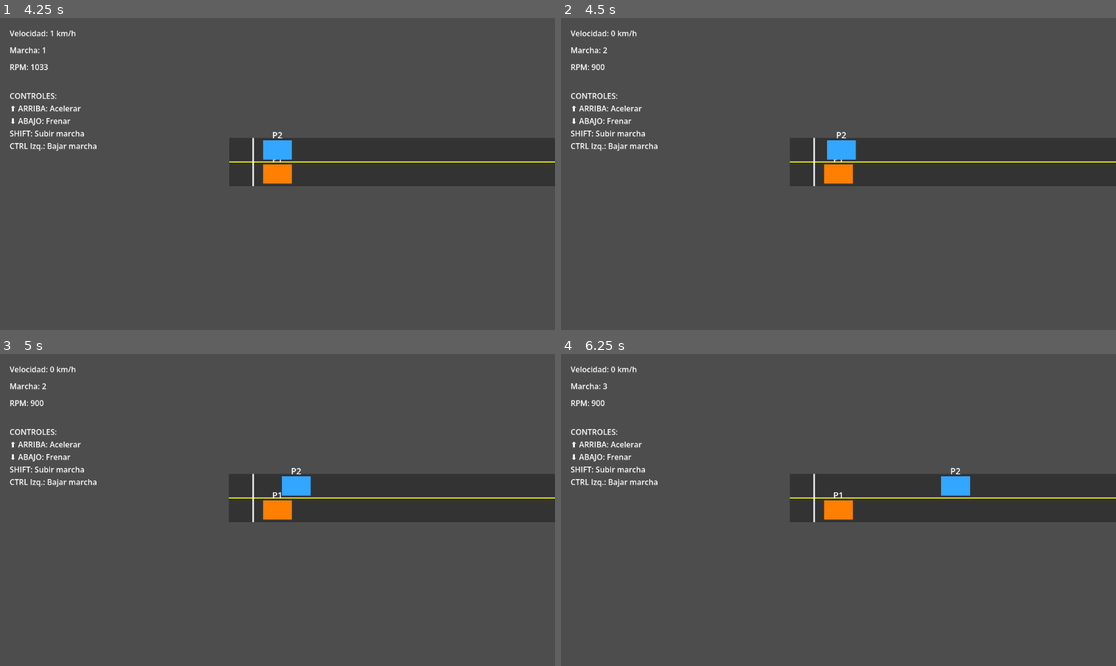
Above: before the commit, frames 1-4 (two rows, left to right).
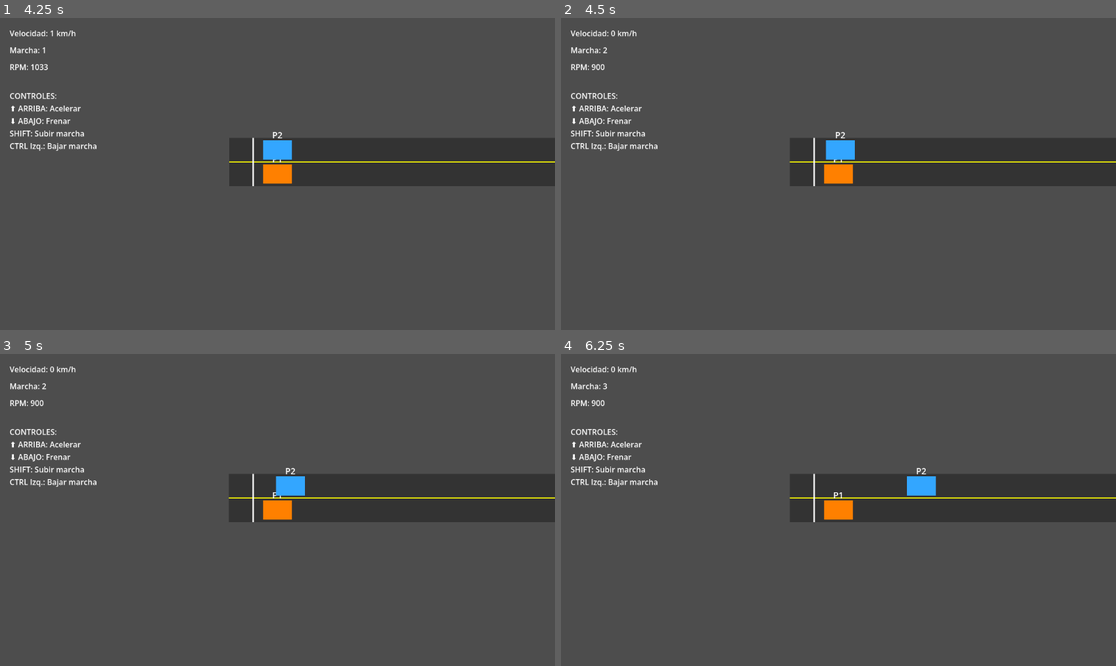
Above: after the commit, the same moments.

Repository: sanguchedemiga222-cloud/pixel-drag-racer
Game: Godot game, scene res://scenes/main.tscn
The game is run twice, just before and just after one commit, with the same random seed, the same clock (stepped at 60 frames per second) and the same inputs.
Inputs:
- Up to frame 1 (4.25 s): click "Jugar" at 0.5 s; tap Enter at 1.25, 2.75 s; hold Up (ui_up) 1.28-2.03 s; tap Shift at 1.35, 2.85 s; tap Space at 2, 3.5 s; hold Down (ui_down) 2.03-2.78 s; tap Ctrl at 2.1, 3.6 s; hold Up (ui_up) from 2.78 s (still down)
- Up to frame 2 (4.5 s): release Up (ui_up) at 4.28 s; hold Down (ui_down) from 4.28 s (still down); tap Shift at 4.35 s
- Up to frame 3 (5 s): keep holding Down (ui_down)
- Up to frame 4 (6.25 s): keep holding Down (ui_down); tap Enter at 5 s; tap Ctrl at 5.1 s; tap Shift at 5.85 s

Frame 1 is identical in both runs. In frame 2, less than 0.1% of the frame differs, in the area x 47-54%, y 36-46%; in frame 3, 0.2%; in frame 4, 0.7%, in the area x 62-74%, y 36-46%.

Commit message:
Reduce la velocidad media del rival para carreras más reñidas

Diff:
--- a/PixelDragRacer-main/scripts/main.gd
+++ b/PixelDragRacer-main/scripts/main.gd
@@ -41,7 +41,8 @@
 	if not race_started or race_finished or not is_instance_valid(car) or not is_instance_valid(rival):
 		return
 
-	# P2 tiene un máximo distinto por carrera (230–260 km/h) y pequeñas variaciones durante la marcha.
+	# P2 es más lento en promedio; su máximo aleatorio por partida es 205–245 km/h.
+	# Pequeñas variaciones de ritmo evitan que todas las carreras se sientan iguales.
 	rival_change_timer -= delta
 	if rival_change_timer <= 0.0:
 		choose_rival_target_speed()
@@ -74,14 +75,14 @@
 
 func configure_rival_for_new_race() -> void:
 	rival_speed = 0.0
-	# Se fija un límite aleatorio por partida, nunca superior a 260 km/h.
-	var rival_max_speed_kmh := randf_range(230.0, 260.0)
+	# Cambiamos el límite por carrera para que P2 sea competitivo, pero no imbatible.
+	var rival_max_speed_kmh := randf_range(205.0, 245.0)
 	rival_max_speed = rival_max_speed_kmh * RIVAL_SPEED_TO_PIXELS
-	rival_acceleration = randf_range(30.0, 45.0) * RIVAL_SPEED_TO_PIXELS
+	rival_acceleration = randf_range(20.0, 32.0) * RIVAL_SPEED_TO_PIXELS
 	choose_rival_target_speed()
 
 func choose_rival_target_speed() -> void:
-	rival_target_speed = randf_range(rival_max_speed * 0.88, rival_max_speed)
+	rival_target_speed = randf_range(rival_max_speed * 0.78, rival_max_speed * 0.96)
 	rival_change_timer = randf_range(1.5, 3.5)
 
 func finish_race(winner: String) -> void:
